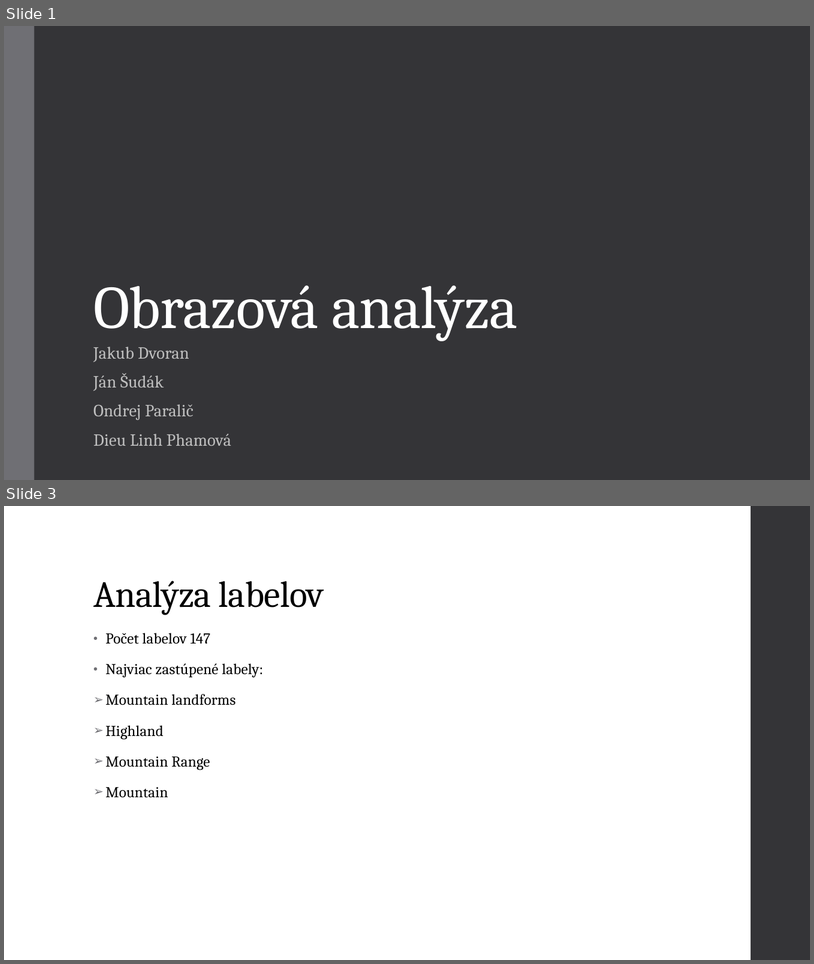
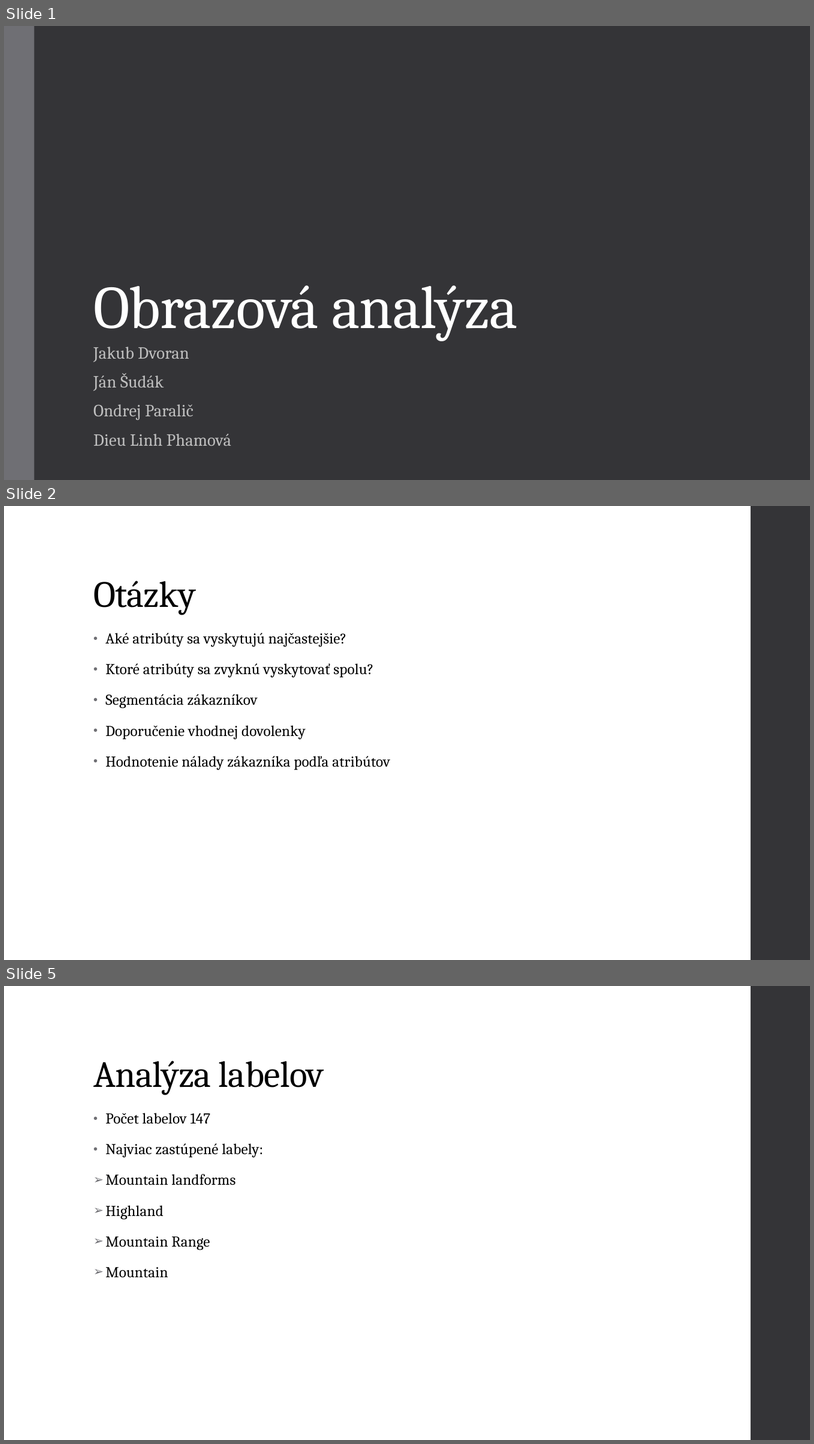
Before and after one commit to Ondrej415/Text-analysis, a slide deck: Obrazová analýza.pptx. Shown one above the other, each under a label of ours: slides 1 and 3 before the commit, slides 1, 2 and 5 after it; the slides between them are not shown. The pictures are 814x964 and 814x1444 pixels, drawn with LibreOffice and Linux fonts; fonts in the diff are those of the drawing. Boxes give left, top, right and bottom in pixels: in the first picture for what was removed or moved away, otherwise in the second. Text is boxed around its words. In the diff, an @@ line names an element or a change of style, - is before the commit and + after.

```diff
--- a/Obrazová analýza.pptx
+++ b/Obrazová analýza.pptx
@@ slide 2 added at bbox=[4, 506, 810, 960], background #FFFFFF; not listed: 1 template element that a slide beside it also shows @@
@@ title added at bbox=[93, 580, 196, 615], 44 pt, text #000000 @@
+Otázky
@@ text added at bbox=[105, 633, 390, 770], 18 pt, text #000000 @@
+• Aké atribúty sa vyskytujú najčastejšie?
+• Ktoré atribúty sa zvyknú vyskytovať spolu?
+• Segmentácia zákazníkov
+• Doporučenie vhodnej dovolenky
+• Hodnotenie nálady zákazníka podľa atribútov
@@ what was slide 3 is now slide 5 @@
```
Also in this commit, not shown: 1 slide changed, 1 other slide added.
